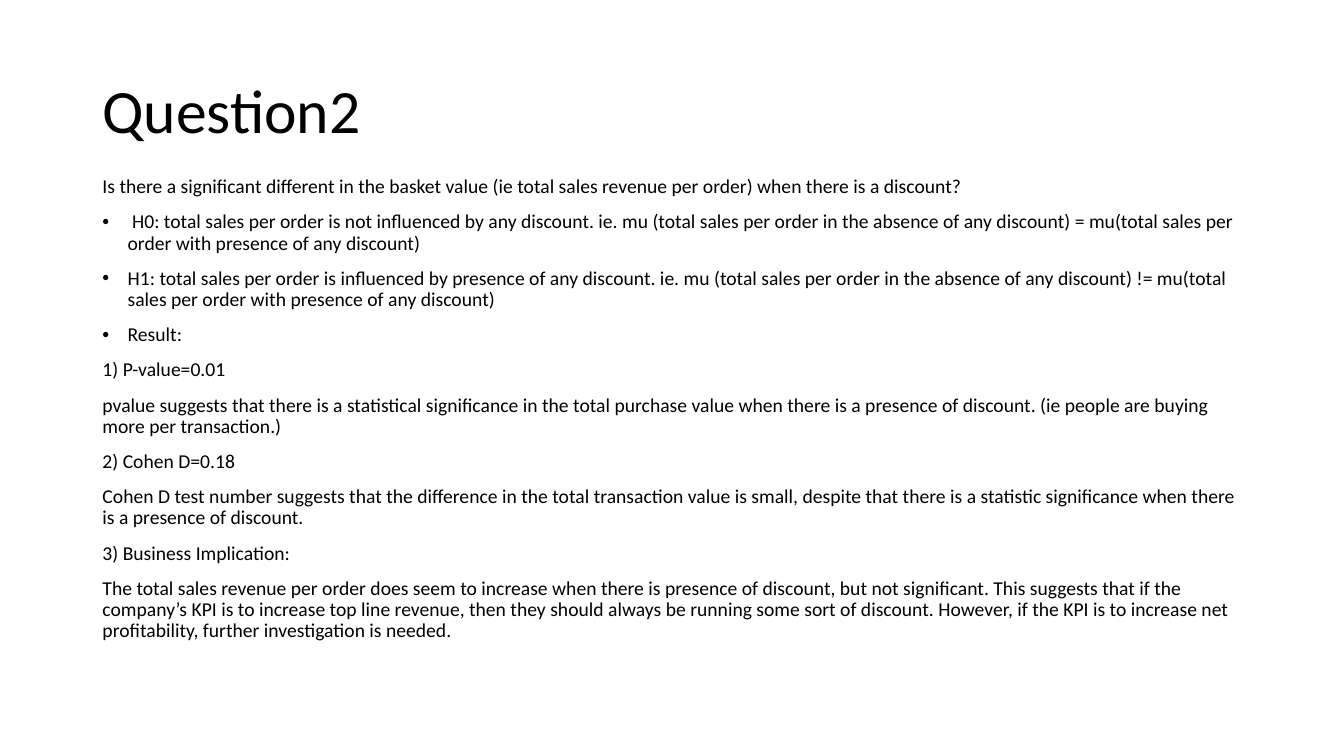
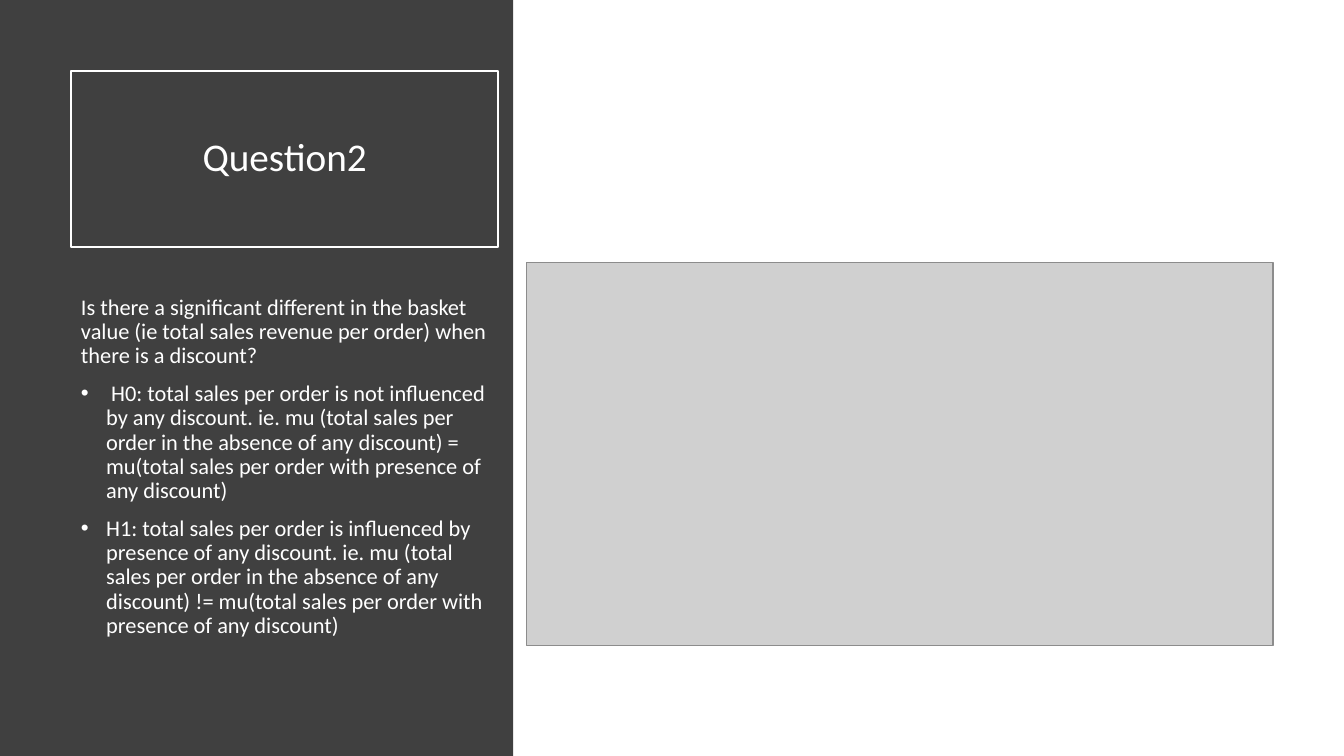
Before and after one commit to alexxlu/dsc-2-final-project-online-ds-pt-100118, a slide deck: slide 6 of Project2 ppt.pptx (slide 5 before the commit). Drawn at 1344x756 pixels with LibreOffice and Linux fonts; fonts in the diff are those of the drawing; grey boxes stand for pictures. Boxes give left, top, right and bottom in pixels: in the first picture for what was removed or moved away, otherwise in the second. Text is boxed around its words. In the diff, an @@ line names an element or a change of style, - is before the commit and + after.

```diff
--- a/Project2 ppt.pptx
+++ b/Project2 ppt.pptx
@@ rectangle added at box(0, 0, 513, 756), fill #404040 @@
@@ title "Question2": place and size @@
-title "Question2" at box(102, 90, 360, 141)
+title "Question2" at box(71, 71, 498, 247)
@@ title "Question2" at box(71, 71, 498, 247): size 44 to 28 pt, text colour #000000 to #FFFFFF; alignment left to centre; outline none to #FFFFFF 1.5 pt @@
@@ picture added at box(526, 262, 1273, 645) @@
@@ text "Is there a significant different ...": place and size @@
-text "Is there a significant different ..." at box(102, 179, 1234, 641)
+text "Is there a significant different ..." at box(81, 299, 486, 637)
@@ text "Is there a significant different ..." at box(81, 299, 486, 637): size 14 to 16 pt, text colour #000000 to #FFFFFF @@
@@ text at box(102, 327, 1234, 641): paragraphs removed @@
-• Result:
-1) P-value=0.01
-pvalue suggests that there is a statistical significance in the total purchase value when there is a presence of discount. (ie people are buying more per transaction.)
-2) Cohen D=0.18
-Cohen D test number suggests that the difference in the total transaction value is small, despite that there is a statistic significance when there is a presence of discount.
-3) Business Implication:
-The total sales revenue per order does seem to increase when there is presence of discount, but not significant. This suggests that if the company’s KPI is to increase top line revenue, then they should always be running some sort of discount. However, if the KPI is to increase net profitability, further investigation is needed.
```
Also in this commit, not shown: 5 other slides changed, 4 slides added, 6 other files.
